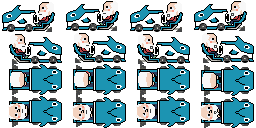
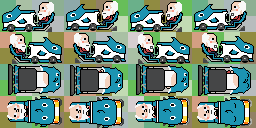
Layered file, before and after one edit (256×128). Changes by layer:
removed group "frame4" (1st of 2, in "south") (4 layers) from group "south" over [200, 97, 254, 128]
added group "frame1 copy 4" with 4 layers in group "south" over [197, 97, 252, 128]
moved "vehicleframe" (1st of 16, in "south" › "frame1 copy 4") into group "frame1 copy 4", painted on it over [198, 97, 254, 128]
moved "color" (1st of 16, in "south" › "frame1 copy 4") into group "frame1 copy 4", painted on it over [199, 97, 254, 128]
moved "vehicleframe" (2nd of 16, in "south" › "frame3") above "wheels", painted on it over [136, 96, 190, 127]
painted on "color" (2nd of 16, in "south" › "frame3") over [137, 96, 190, 127]
painted on "vehicleframe" (3rd of 16, in "south" › "frame2") over [70, 96, 126, 128]
painted on "color" (3rd of 16, in "south" › "frame2") over [71, 97, 126, 128]
moved "vehicleframe" (4th of 16, in "south" › "frame1") above "wheels", painted on it over [8, 96, 62, 127]
painted on "color" (4th of 16, in "south" › "frame1") over [9, 96, 62, 127]
moved "vehicleframe" (5th of 16, in "north" › "frame1 copy 3") into group "frame1 copy 3", painted on it over [198, 65, 254, 96]
removed group "frame3" (2nd of 2, in "north") (5 layers) from group "north" over [137, 64, 190, 96]
moved "vehicleframe" (6th of 16, in "north" › "frame1 copy 2") into group "frame1 copy 2", painted on it over [136, 64, 190, 96]
removed group "frame2" (2nd of 2, in "north") (5 layers) from group "north" over [73, 64, 126, 96]
moved "vehicleframe" (7th of 16, in "north" › "frame1 copy") into group "frame1 copy", painted on it over [70, 64, 126, 96]
moved "vehicleframe" (8th of 16, in "north" › "frame1") above "wheels", painted on it over [8, 64, 62, 95]
painted on "color" (8th of 16, in "north" › "frame1") over [10, 65, 62, 105]
showed "background copy 3" over [0, 0, 256, 128]
…and 28 more changes (7 added, 19 painted, 2 removed, 12 stack)
